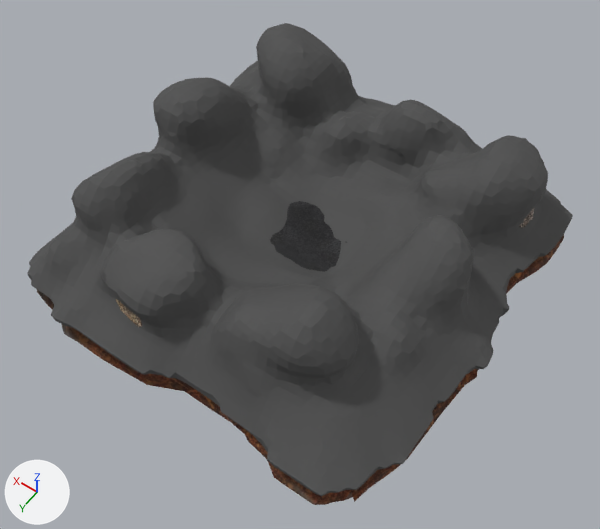
The glTF model objects/models/campfire.glb as it was, and as the next commit left it.
Rendered twice from a camera (50 mm lens) standing at (-2.1, 2.95, 4.43) and looking at (-0.14, 0.2, 0.11). Every picture has the same lights, and +X, +Y and +Z are marked at lower left.

Names of what the first picture shows: 'Cube', 'Retopo_Cube'.
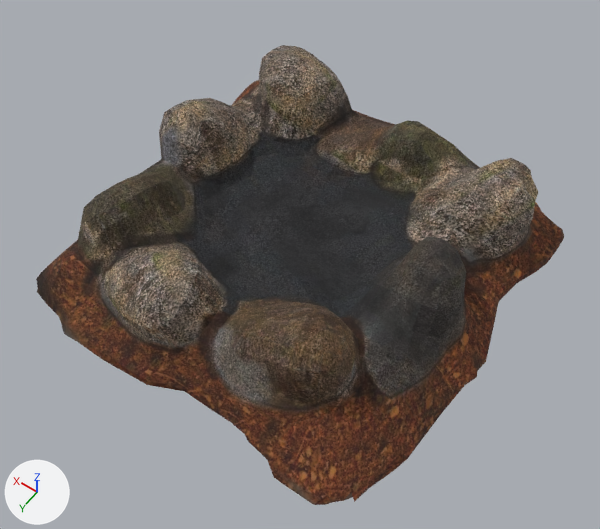
Where the change shows, as pixel boxes [x1, y1, x2, y2] in the pictures (600 x 529 px):
'Cube', deleted: before [27, 23, 573, 496]
'Retopo_Cube', unchanged, uncovered by the edit: before [37, 201, 564, 505]; after [36, 45, 564, 505]

The change, as a list of edits to the scene's bpy script:
```text
Remove ob_cube:
    ob_cube = bpy.data.objects.new('Cube', me_cube)
    ob_cube.location = (0.0, 0.0, 0.397)
```
